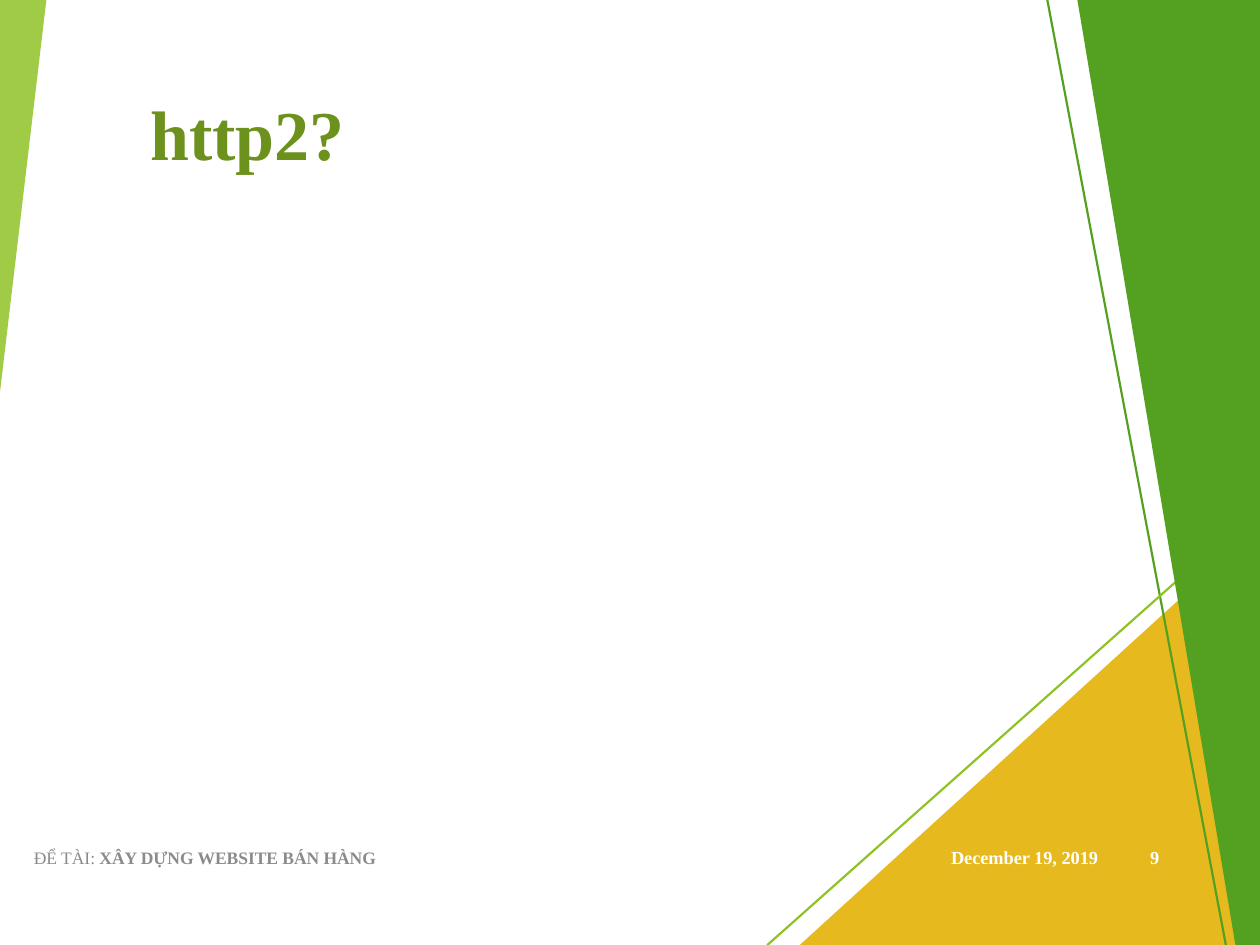
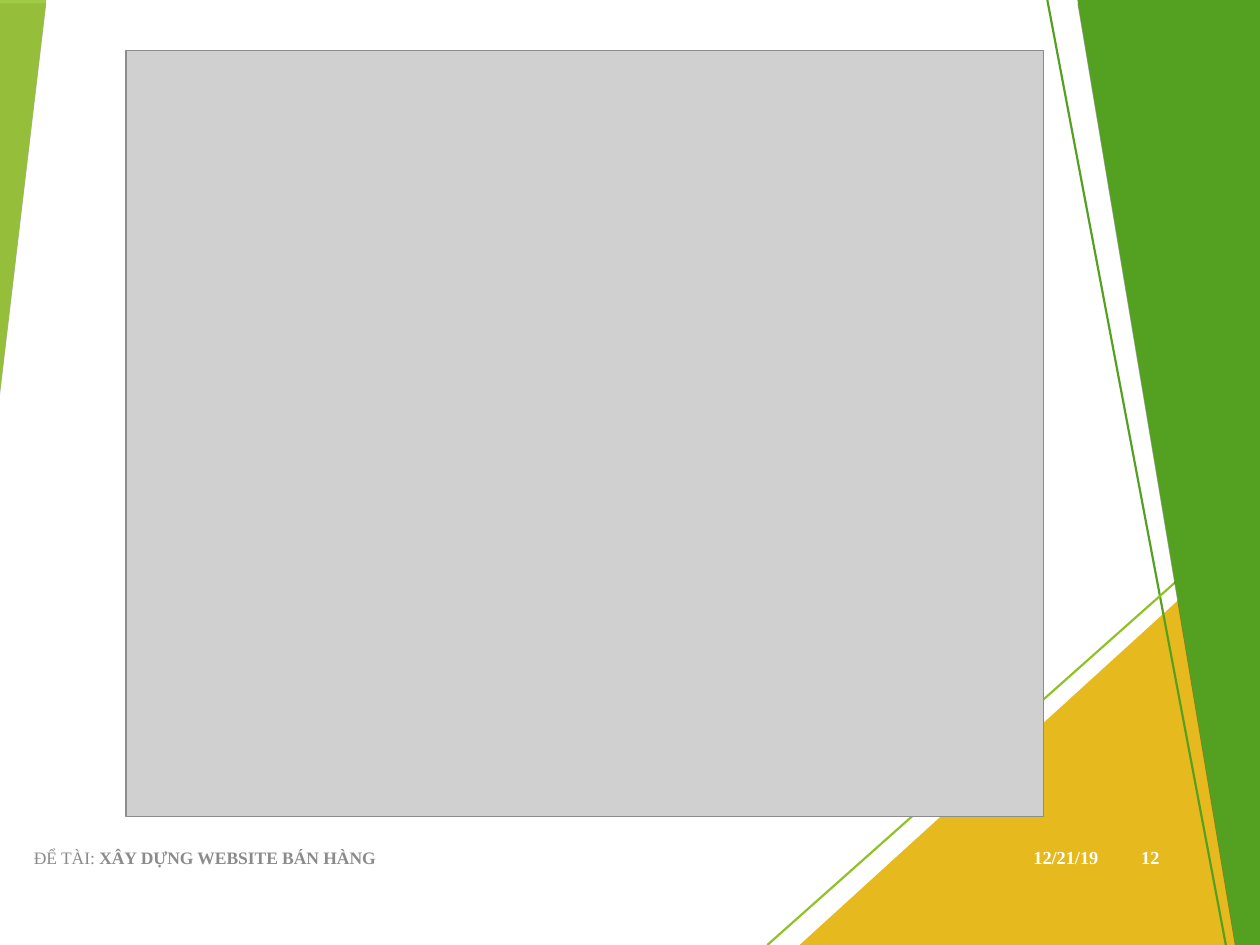
Before and after one commit to viet97/doandocs, a slide deck: slide 12 of DATN_Presentation.pptx (slide 9 before the commit). Drawn at 1260x945 pixels with LibreOffice and Linux fonts; fonts in the diff are those of the drawing; grey boxes stand for pictures. Boxes give left, top, right and bottom in pixels: in the first picture for what was removed or moved away, otherwise in the second. Text is boxed around its words. In the diff, an @@ line names an element or a change of style, - is before the commit and + after.

```diff
--- a/DATN_Presentation.pptx
+++ b/DATN_Presentation.pptx
@@ line (969, 0) - (1095, 945): stroke #BFBFBF 0.75 pt to #BFBFBF 0.74 pt @@
@@ freeform shape at box(1077, 0, 1260, 945): shadow on; outline redrawn @@
@@ shadow on in 9 elements at box(949, 0, 1260, 945), box(993, 0, 1260, 945), box(924, 420, 1260, 945), box(965, 0, 1260, 945), box(1126, 0, 1260, 945), box(1072, 495, 1260, 945), box(0, 0, 47, 392), box(800, 527, 1260, 945), box(1130, 0, 1259, 945) @@
@@ picture added at box(126, 50, 1043, 816) @@
@@ title removed at box(150, 111, 344, 173) @@
-http2?
@@ line (1260, 508) - (767, 945): stroke #D9D9D9 0.75 pt to #D9D9D9 0.74 pt @@
@@ text "ĐỂ TÀI: XÂY DỰNG WEBSITE ..." at box(34, 850, 375, 868): text colour #8C8C8C to #8B8B8B @@
@@ text at box(1033, 852, 1098, 864): text changed @@
-December 19, 2019
+12/21/19
@@ page number at box(1141, 852, 1159, 864): text changed @@
-9
+12
```
Also in this commit, not shown: 16 other slides changed, 3 slides added.
